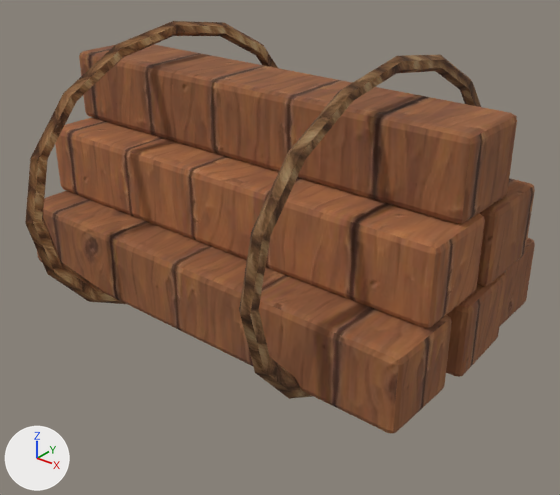
An edit to the glTF model assets/models/decor/timber_stack.glb, drawn before and after from the same camera.
Camera for both pictures: a camera (50 mm lens) standing at (0.885, -1.075, 0.849) and looking at (0.045, -0.024, 0.197). The axes (+X, +Y, +Z) are drawn at lower left. The lights are the same throughout. The first picture is the older version. Vertices at exactly the same position are counted once.

The first picture shows 'model'.
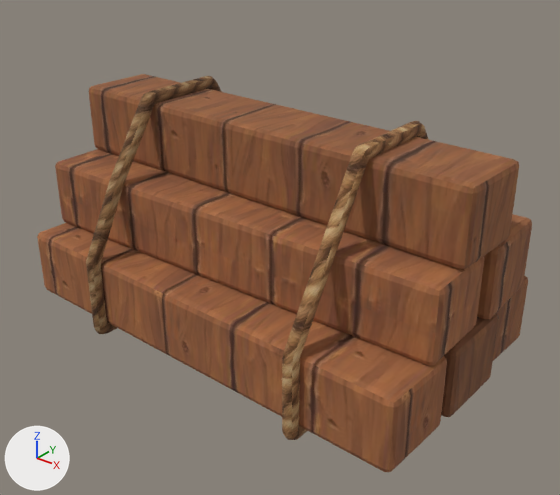
The edits, one by one:
Picture 'wood_b' (img_wood_b) is new.
Material 'wood_b' (mat_wood_b) is new.
Its texture is img_wood_b.
Its roughness is 0.9.
me_torus_001 is used by ob_model.
me_torus_001 had 528 vertices, 1032 faces and spanned x -0.459..0.459, y -0.382..0.382, z 0.0..0.588.
me_torus_001 now has 688 vertices, 1352 faces and spans x -0.459..0.459, y -0.282..0.282, z 0.0..0.466.
me_torus_001 part 1: the loose piece of 56 vertices spanning x -0.452..0.451, y -0.26..-0.08, z 0.094..0.234 is turned -0.6 degrees about the z axis through its middle, then moved by (0.001, 0.0, -0.071), in mat_wood_c (picture img_wood_c).
me_torus_001 part 2: the loose piece of 56 vertices spanning x -0.455..0.447, y -0.172..0.002, z 0.234..0.374 is turned 1.5 degrees about the z axis through its middle, then moved by (0.004, 0.0, -0.071).
me_torus_001 part 3: the loose piece of 56 vertices spanning x -0.445..0.459, y -0.093..0.093, z 0.094..0.234 is turned -2.8 degrees about the z axis through its middle, then moved by (0.001, 0.0, -0.071), in mat_wood_b (picture img_wood_b).
me_torus_001 part 4: the loose piece of 56 vertices spanning x -0.459..0.442, y 0.089..0.251, z 0.094..0.234 is turned -1.8 degrees about the z axis through its middle, then moved by (0.001, 0.0, -0.071).
me_torus_001 part 5: the loose piece of 56 vertices spanning x -0.445..0.456, y 0.002..0.168, z 0.234..0.374 is turned 2.4 degrees about the z axis through its middle, then moved by (0.001, 0.0, -0.071).
me_torus_001 part 6: the loose piece of 56 vertices spanning x -0.458..0.445, y -0.09..0.09, z 0.374..0.514 is turned -0.4 degrees about the z axis through its middle, then moved by (0.014, 0.0, -0.071).
me_torus_001 part 7: the loose piece of 96 vertices spanning x 0.25..0.271, y -0.382..0.382, z 0.0..0.588 is rebuilt with 176 vertices and now spans x 0.248..0.276, y -0.282..0.264, z 0.0..0.466, in mat_rope_a (picture img_rope_a).
me_torus_001 part 8: the loose piece of 96 vertices spanning x -0.25..-0.229, y -0.382..0.382, z 0.0..0.588 is rebuilt with 176 vertices and now spans x -0.252..-0.224, y -0.265..0.282, z 0.0..0.466, in mat_rope_b (picture img_rope_b).
me_torus_001 gains material mat_wood_b (picture img_wood_b).

Pixel boxes [x1, y1, x2, y2] of what changed, in the pictures (560 x 495 px; the box of a moved part takes in the faces that stretch with it):
'model', reshaped: before [25, 21, 535, 434]; after [37, 74, 532, 472]
part 1 of me_torus_001, moved or reshaped: before [37, 191, 452, 434]; after [37, 223, 447, 472]
part 2 of me_torus_001, moved or reshaped: before [55, 117, 485, 328]; after [55, 149, 484, 365]
part 3 of me_torus_001, moved or reshaped: before [446, 272, 506, 377]; after [441, 313, 499, 417]
part 4 of me_torus_001, moved or reshaped: before [499, 238, 535, 327]; after [493, 275, 528, 361]
part 5 of me_torus_001, moved or reshaped: before [477, 178, 535, 286]; after [477, 214, 532, 319]
part 6 of me_torus_001, moved or reshaped: before [79, 45, 517, 224]; after [89, 74, 519, 269]
part 7 of me_torus_001, rebuilt: before [239, 55, 481, 399]; after [282, 121, 429, 440]
part 8 of me_torus_001, rebuilt: before [25, 21, 278, 304]; after [86, 76, 222, 334]
